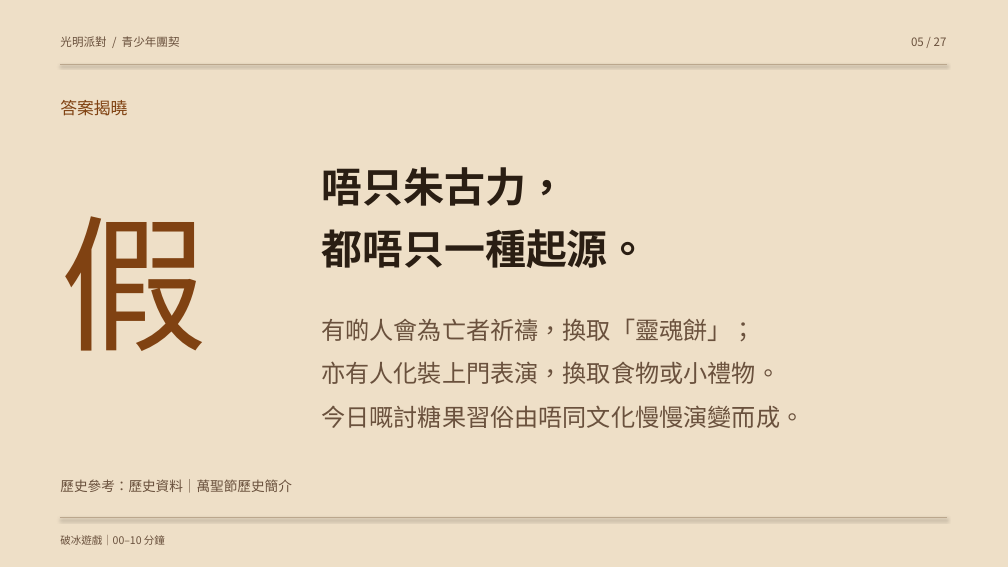
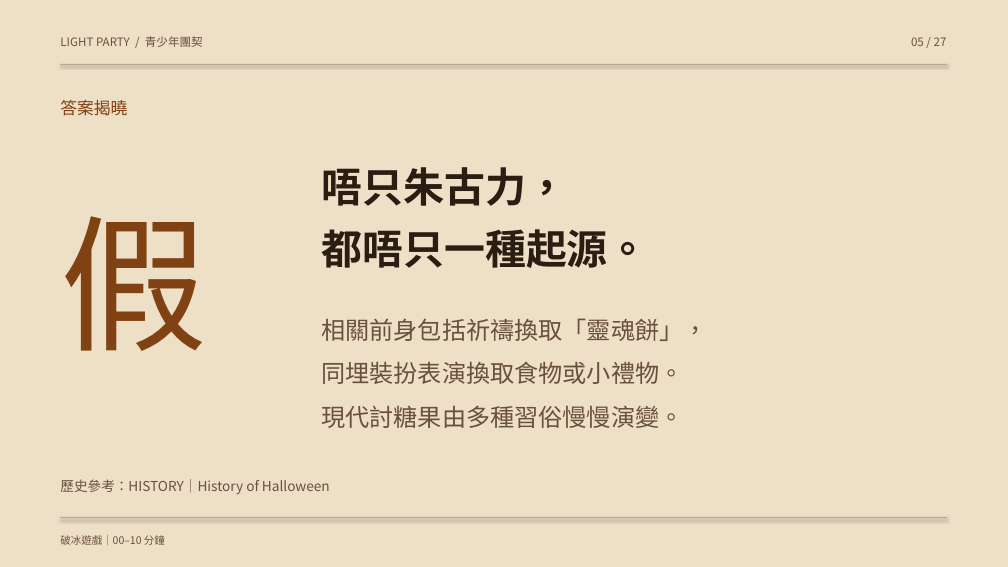
Before and after one commit to hei08285744/light-party-presentation, a slide deck: slide 5 of light-party.pptx. Drawn at 1008x567 pixels with LibreOffice and Linux fonts; fonts in the diff are those of the drawing. Boxes give left, top, right and bottom in pixels: in the first picture for what was removed or moved away, otherwise in the second. Text is boxed around its words. In the diff, an @@ line names an element or a change of style, - is before the commit and + after.

```diff
--- a/light-party.pptx
+++ b/light-party.pptx
@@ text at (60, 36, 203, 47): text changed @@
-光明派對 / 青少年團契
+LIGHT PARTY / 青少年團契
@@ text at (321, 318, 708, 428): text changed @@
-有啲人會為亡者祈禱，換取「靈魂餅」；
-亦有人化裝上門表演，換取食物或小禮物。
-今日嘅討糖果習俗由唔同文化慢慢演變而成。
+相關前身包括祈禱換取「靈魂餅」，
+同埋裝扮表演換取食物或小禮物。
+現代討糖果由多種習俗慢慢演變。
@@ text at (60, 479, 330, 494): text changed @@
-歷史參考：歷史資料｜萬聖節歷史簡介
+歷史參考：HISTORY｜History of Halloween
```
Also in this commit, not shown: 26 other slides changed, 4 other files.
